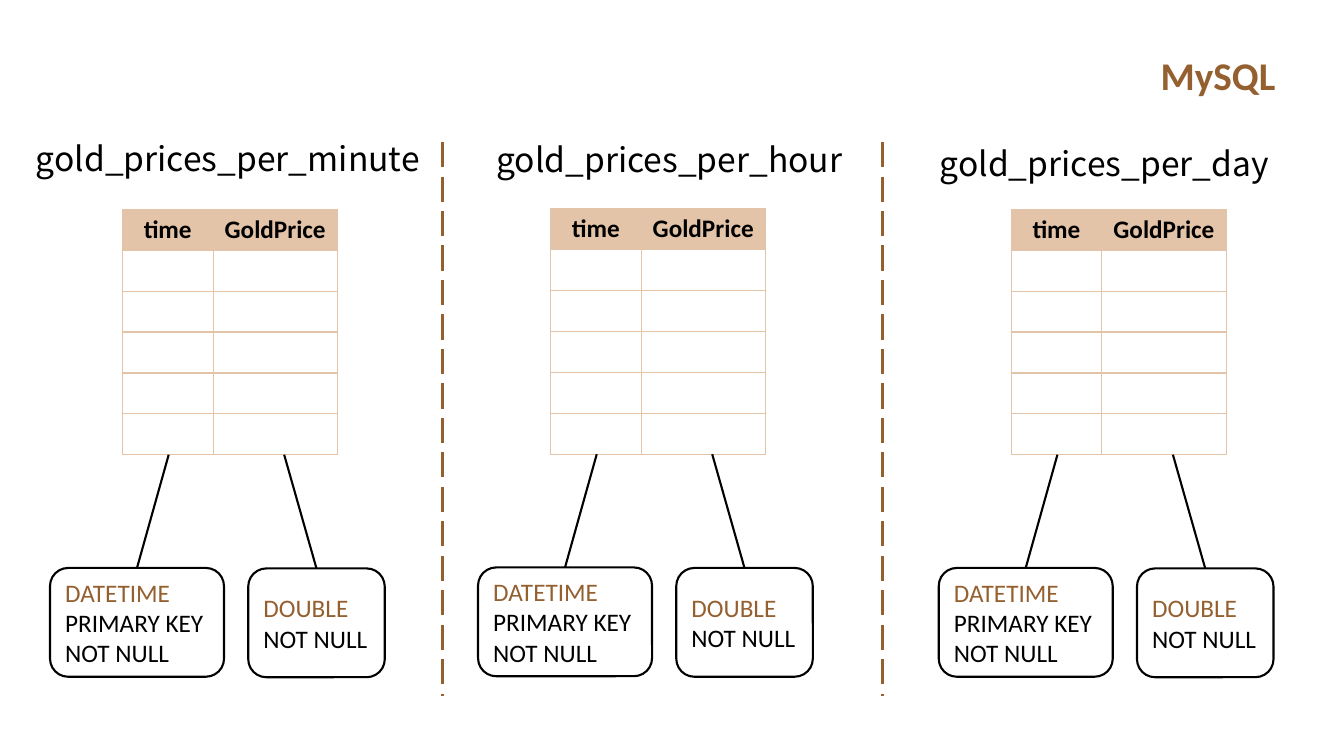
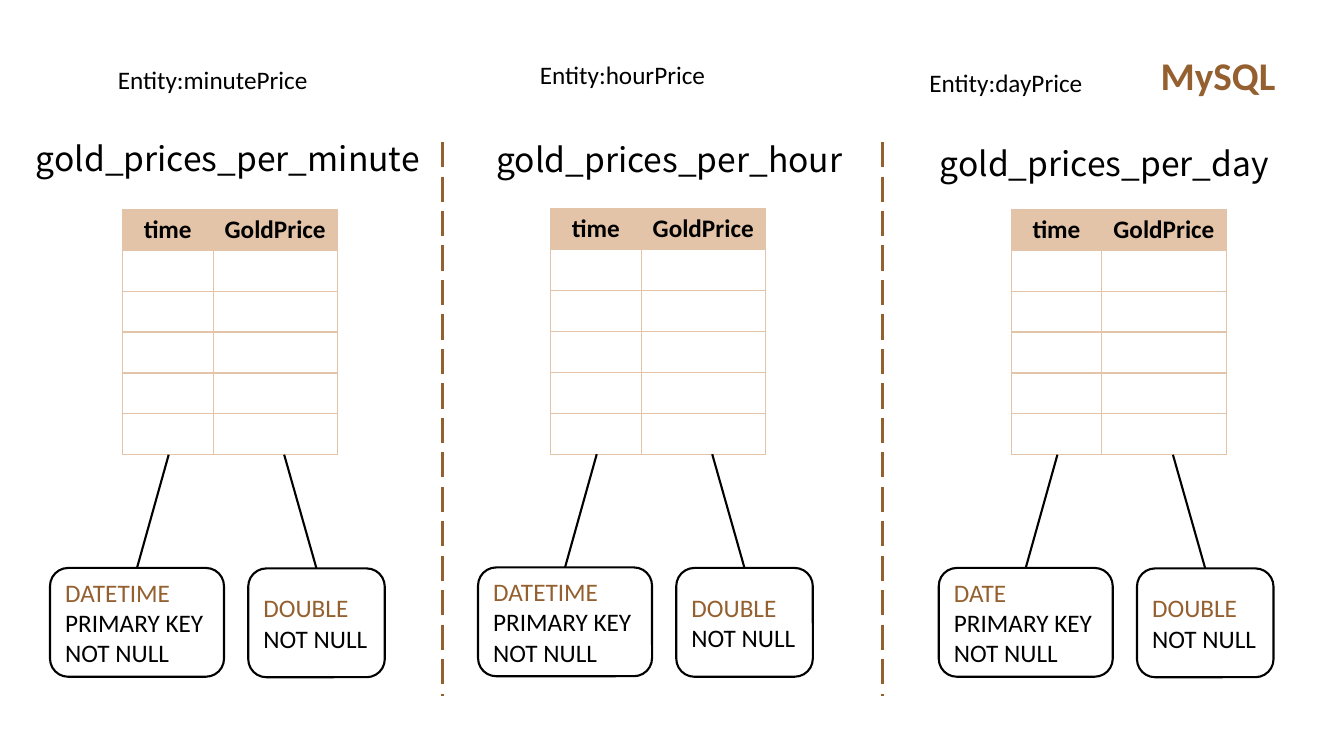
Before and after one commit to 7000qwq/gold, a slide deck: slide 12 of design.pptx. Drawn at 1344x756 pixels with LibreOffice and Linux fonts; fonts in the diff are those of the drawing. Boxes give left, top, right and bottom in pixels: in the first picture for what was removed or moved away, otherwise in the second. Text is boxed around its words. In the diff, an @@ line names an element or a change of style, - is before the commit and + after.

```diff
--- a/design.pptx
+++ b/design.pptx
@@ text added at bbox=[118, 71, 308, 93], 18 pt, text #000000 @@
+Entity:minutePrice
@@ text added at bbox=[540, 66, 705, 88], 18 pt, text #000000 @@
+Entity:hourPrice
@@ text added at bbox=[929, 74, 1082, 96], 18 pt, text #000000 @@
+Entity:dayPrice
@@ text in rounded rectangle at bbox=[954, 586, 1006, 602]: text changed @@
-DATETIME
+DATE
```
Also in this commit, not shown: 3 other slides changed, 16 slides added, 5 other files.
